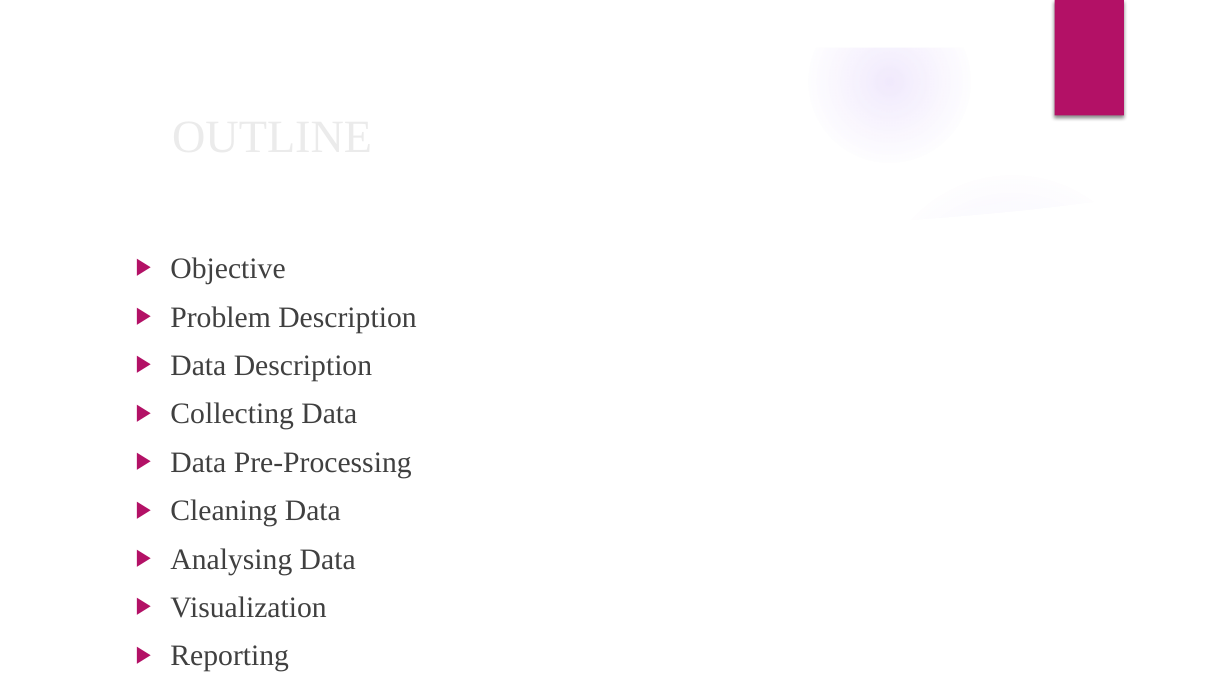
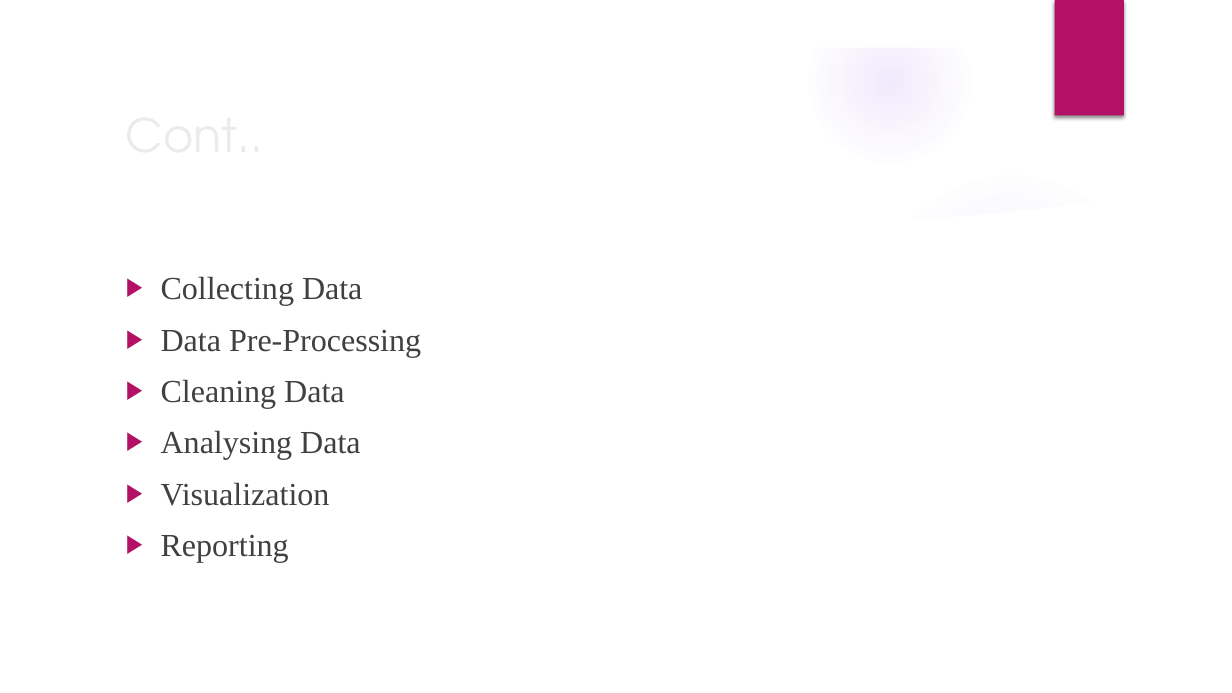
Before and after one commit to nihitjain11/IBM_MiniProject-II, a slide deck: slide 3 of Presentation1.pptx (slide 2 before the commit). Drawn at 1232x693 pixels with LibreOffice and Linux fonts; fonts in the diff are those of the drawing; background and template pictures are left out. Boxes give left, top, right and bottom in pixels: in the first picture for what was removed or moved away, otherwise in the second. Text is boxed around its words. In the diff, an @@ line names an element or a change of style, - is before the commit and + after.

Commit message:
Add files via upload
NEW

```diff
--- a/Presentation1.pptx
+++ b/Presentation1.pptx
@@ title at bbox=[116, 98, 1002, 169]: text changed; font Times New Roman to TeX Gyre Adventor @@
-OUTLINE
+Cont..
@@ text "Collecting Data": place and size @@
-text "Collecting Data" at bbox=[170, 257, 416, 672]
+text "Collecting Data" at bbox=[161, 276, 421, 563]
@@ text "Collecting Data" at bbox=[161, 276, 421, 563]: size 23.1 to 25 pt @@
@@ text at bbox=[170, 257, 416, 381]: paragraphs removed @@
-▶ Objective
-▶ Problem Description
-▶ Data Description
```
Also in this commit, not shown: 2 other slides changed, 5 slides added.
